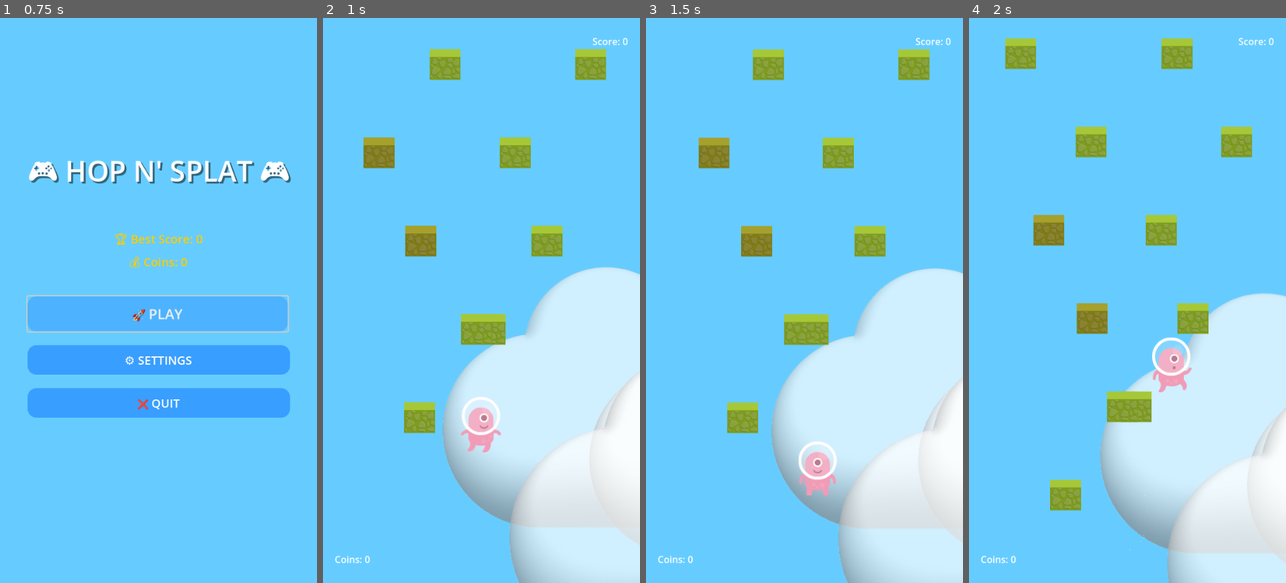
Above: before the commit, frames 1-4 (left to right).
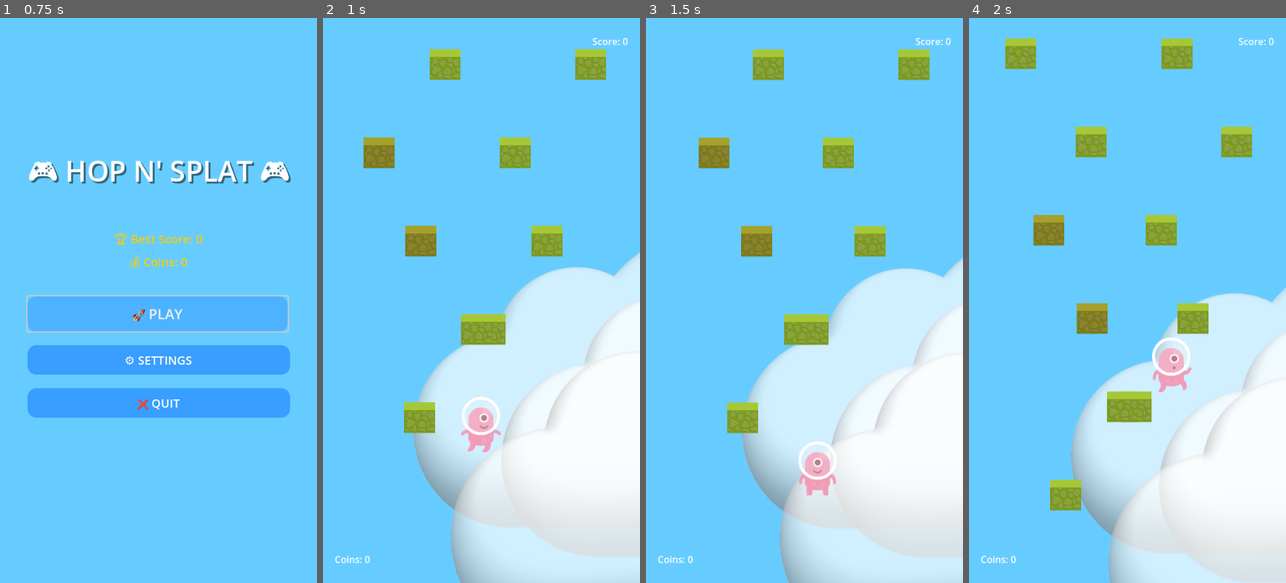
Above: after the commit, the same moments.

Repository: jeanleonhirwa/hopnsplat
Game: Godot game, scene res://scenes/MainMenu.tscn
Two runs of this game, one before a commit and one after it. Both use one fixed random seed, a clock stepped at 60 frames per second and the inputs below.
Inputs (mouse positions are in pixels of both pictures, inside the frame that each line leads up to):
- Up to frame 1 (0.75 s): click "🚀 PLAY" at 0.5 s
- Up to frame 2 (1 s): no input
- Up to frame 3 (1.5 s): tap Enter (ui_accept) at 1.25 s; move the mouse to (874, 272) at 1.27 s; hold Right (ui_right) from 1.28 s (still down); click (874, 272) at 1.42 s
- Up to frame 4 (2 s): keep holding Right (ui_right); tap Enter (ui_accept) at 1.52 s

Frame 1 is identical in both runs. In frame 2, 15% of the frame differs, in the area x 28-100%, y 41-100%; in frame 3, 14%; in frame 4, 13%.

Commit message:
Fixing the clouds for the third time

Diff:
--- a/scripts/background_animator.gd
+++ b/scripts/background_animator.gd
@@ -37,10 +37,10 @@
 		var cloud_layer = parallax_bg.get_node("CloudLayer")
 		if cloud_layer:
 			print("Cloud layer found, creating clouds...")
-			# Create initial clouds with texture - on screen positions
-			spawn_cloud_at_position(cloud_layer, Vector2(100, 150))
-			spawn_cloud_at_position(cloud_layer, Vector2(350, 200))
-			spawn_cloud_at_position(cloud_layer, Vector2(200, 250))
+			# Create initial clouds with texture - safe on screen positions
+			spawn_cloud_at_position(cloud_layer, Vector2(50, 150))
+			spawn_cloud_at_position(cloud_layer, Vector2(200, 200))
+			spawn_cloud_at_position(cloud_layer, Vector2(100, 250))
 			print("Created ", clouds.size(), " clouds")
 		else:
 			print("CloudLayer not found!")
@@ -59,7 +59,7 @@
 
 	# Set appropriate size to fit on screen
 	var texture_size = cloud_texture.get_size()
-	cloud.size = texture_size * 0.25  # Smaller size to fit properly
+	cloud.size = texture_size * 0.18  # Even smaller size
 	cloud.modulate = Color(1, 1, 1, 0.7)  # Semi-transparent
 
 	# Add random variation
@@ -122,8 +122,10 @@
 			cloud.position.y += 5.0 * delta  # Slow downward drift
 
 			# Wrap around screen horizontally
-			if cloud.position.x > 600:
-				cloud.position.x = -100  # Start off-screen left
+			if cloud.position.x > 540:  # Use actual screen width
+				# Calculate safe spawn position accounting for cloud size
+				var cloud_width = cloud.size.x if cloud.size.x > 0 else 100
+				cloud.position.x = -cloud_width  # Start completely off-screen left
 				# Respawn at camera level with some variation
 				cloud.position.y = camera_y + randf_range(-200, 50)
 
@@ -155,9 +157,13 @@
 			if camera:
 				camera_y = camera.global_position.y
 
-			# Spawn cloud relative to camera position (higher as player climbs)
+			# Calculate cloud size to ensure proper boundaries
+			var texture_size = cloud_texture.get_size()
+			var cloud_size = texture_size * 0.18 * randf_range(0.8, 1.2)  # Account for scaling
+
+			# Spawn cloud within screen boundaries accounting for cloud size
 			var spawn_pos = Vector2(
-				randf_range(-50, 600),  # Horizontal range including off-screen
+				randf_range(0, 540 - cloud_size.x),  # Keep within screen width (540px)
 				camera_y + randf_range(-300, 100)  # Spawn above and around camera
 			)
 			spawn_cloud_at_position(cloud_layer, spawn_pos)
